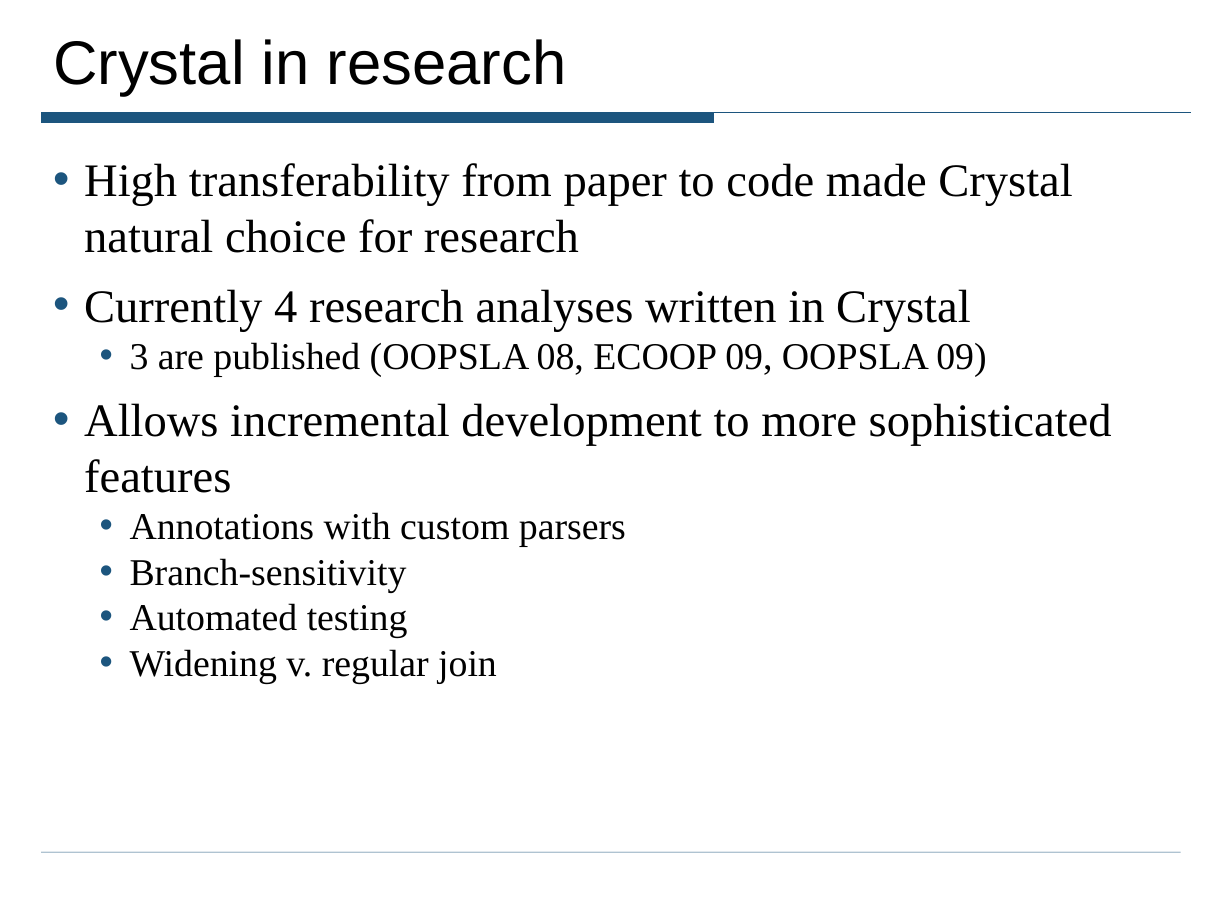
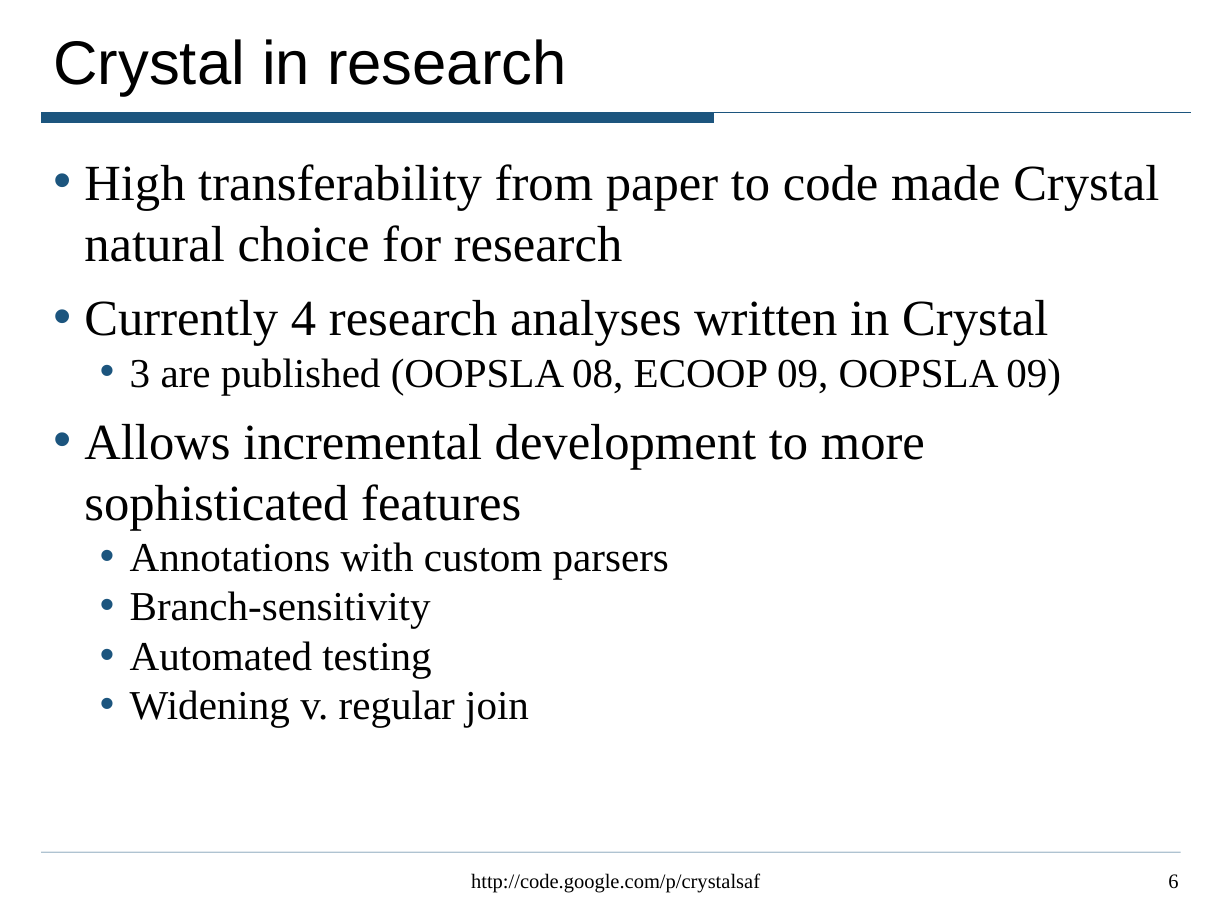
Before and after one commit to JnRouvignac/Crystal, a slide deck: slide 6 of TutorialExamples/CrystalTutorial.ppt. Drawn at 1232x924 pixels with LibreOffice and Linux fonts; fonts in the diff are those of the drawing. Boxes give left, top, right and bottom in pixels: in the first picture for what was removed or moved away, otherwise in the second. Text is boxed around its words. In the diff, an @@ line names an element or a change of style, - is before the commit and + after.

```diff
--- a/TutorialExamples/CrystalTutorial.ppt
+++ b/TutorialExamples/CrystalTutorial.ppt
@@ text "High transferability from paper to ..." at (84,164,1159,727): size 27.2 to 29.6 pt in "High transferability from paper to code made ...", "Currently 4 research analyses written in Crystal", "Allows incremental development to more sophisticated feature ..."; size 22.1 to 24.1 pt in "3 are published (OOPSLA 08, ECOOP 09, ...", "Annotations with custom parsers", "Branch-sensitivity", "Automated testing" and 1 more places @@
@@ text added at (471,873,760,893), 12 pt, text #000000 @@
+http://code.google.com/p/crystalsaf
@@ page number added at (1168,874,1178,889), 12 pt, text #000000 @@
+6
```
Also in this commit, not shown: 35 other slides changed.
